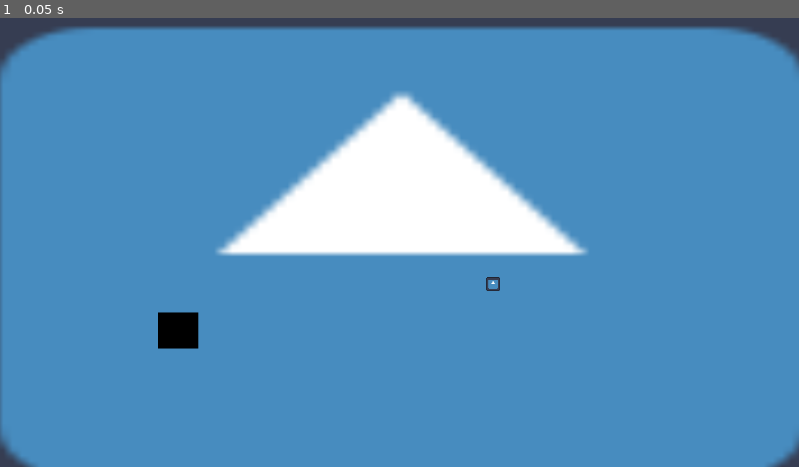
Above: before the commit, frame 1.
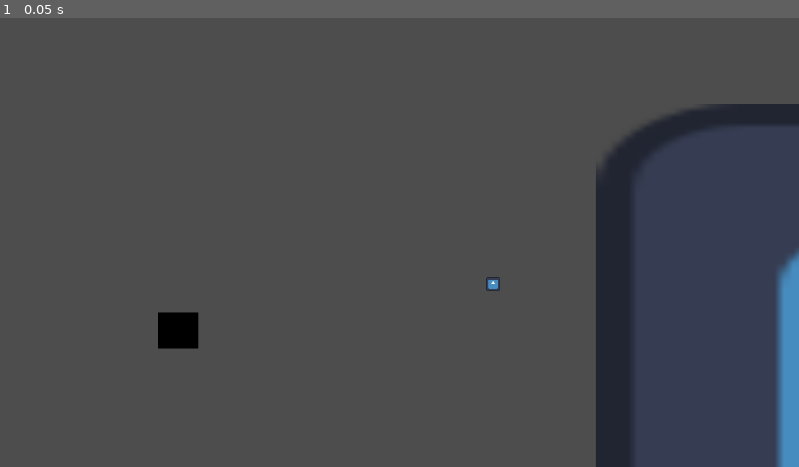
Above: after the commit, the same moment.

Repository: MstrMinecrafter/CSC486B-Prototype
Game: Godot game, scene res://root.tscn
Same seed, same stepped clock (60 frames per second), same inputs: the game is played once before the commit and once after it. The engine's default icon, where the game draws it, is replaced by a stand-in: a white triangle on a blue panel in a dark square.
Inputs:
- Up to frame 1 (0.05 s): no input

The runs differ from the first frame. In frame 1, 96% of the frame differs, in the area x 0-100%, y 1-100%.

Commit message:
stuff

Diff:
--- a/csc-486b-prototype/02_Levels/Apartment.tscn
+++ b/csc-486b-prototype/02_Levels/Apartment.tscn
@@ -15,7 +15,7 @@
 [node name="Background" type="Node" parent="." unique_id=228629515]
 
 [node name="Sprite2D" type="Sprite2D" parent="Background" unique_id=2024734139]
-position = Vector2(3.5000305, 1)
+position = Vector2(1128.9998, 297)
 scale = Vector2(13.210937, 7.7656245)
 texture = ExtResource("2_nrpv4")
 
@@ -47,4 +47,4 @@
 shape = SubResource("RectangleShape2D_65sm4")
 
 [node name="Entrance" type="Marker2D" parent="." unique_id=2121061980]
-position = Vector2(171, 74)
+position = Vector2(348, 170)
--- /dev/null
+++ b/csc-486b-prototype/02_Levels/sewer.tscn
@@ -0,0 +1,115 @@
+[gd_scene format=3 uid="uid://c4oqq3hlqoa12"]
+
+[ext_resource type="Script" uid="uid://bc7uvf36u4nac" path="res://02_Levels/level.gd" id="1_brtc0"]
+[ext_resource type="Texture2D" uid="uid://bpk4q05hbdm2w" path="res://00_Assets/level_three_sprites/backgrounds/sewer background.png" id="2_brtc0"]
+[ext_resource type="PackedScene" uid="uid://iw0usquwya8u" path="res://03_Environment/wall.tscn" id="3_27mcu"]
+[ext_resource type="Texture2D" uid="uid://d1y0vxfrwpdgv" path="res://00_Assets/level_three_sprites/backgrounds/blend ins.png" id="3_huto2"]
+[ext_resource type="Texture2D" uid="uid://7hvoxfrq5qvc" path="res://00_Assets/level_three_sprites/backgrounds/pipe dripping spritesheet.png" id="4_mcs3h"]
+[ext_resource type="PackedScene" uid="uid://crdkquu7ql5gk" path="res://03_Environment/colour_changer.tscn" id="4_p5j1k"]
+[ext_resource type="Texture2D" uid="uid://bpgocdsheuqab" path="res://00_Assets/level_three_sprites/backgrounds/pipe pouring spritesheet.png" id="5_p2178"]
+[ext_resource type="PackedScene" uid="uid://rrgylns62haf" path="res://04_Animals/Player.tscn" id="5_w6fi8"]
+[ext_resource type="PackedScene" uid="uid://d18ljrvjjr1gc" path="res://03_Environment/obstacle.tscn" id="6_8icqo"]
+[ext_resource type="PackedScene" uid="uid://drbv26fbcjkxy" path="res://04_Animals/kitten.tscn" id="7_pggof"]
+[ext_resource type="PackedScene" uid="uid://dngyig0abd1sr" path="res://04_Animals/Enemy.tscn" id="8_huto2"]
+[ext_resource type="Texture2D" uid="uid://ddsihs1we55fq" path="res://00_Assets/level_three_sprites/backgrounds/sewer midground.png" id="8_p011d"]
+[ext_resource type="Texture2D" uid="uid://dot818qjnr4ni" path="res://00_Assets/level_three_sprites/backgrounds/tunnel ladder.png" id="13_as4kl"]
+[ext_resource type="Texture2D" uid="uid://b7c5e1mopsoyc" path="res://00_Assets/level_three_sprites/backgrounds/upper ladder.png" id="14_gd04y"]
+[ext_resource type="Texture2D" uid="uid://c8otwkn1veqqj" path="res://00_Assets/level_three_sprites/backgrounds/walkables.png" id="15_t32kp"]
+
+[sub_resource type="RectangleShape2D" id="RectangleShape2D_65sm4"]
+size = Vector2(29, 30)
+
+[sub_resource type="Curve2D" id="Curve2D_c5kom"]
+_data = {
+"points": PackedVector2Array(0, 0, 0, 0, -1661.585, -156.98108, 0, 0, 0, 0, -1656.7546, -154.56604, 0, 0, 0, 0, -1668.8302, 739.01886, 0, 0, 0, 0, 1103.6982, 697.96234)
+}
+point_count = 4
+
+[node name="Level" type="Node2D" unique_id=1407382396]
+script = ExtResource("1_brtc0")
+
+[node name="Background" type="Node" parent="." unique_id=228629515]
+
+[node name="Sprite2D" type="Sprite2D" parent="Background" unique_id=2024734139]
+position = Vector2(576, 324.00003)
+scale = Vector2(1.3714286, 1.1781819)
+texture = ExtResource("2_brtc0")
+
+[node name="BlendIns" type="Sprite2D" parent="Background" unique_id=2069235515]
+position = Vector2(576, 324)
+scale = Vector2(1.3714287, 1.1781818)
+texture = ExtResource("3_huto2")
+
+[node name="PipeDrippingSpritesheet" type="Sprite2D" parent="Background" unique_id=679177165]
+position = Vector2(576, 324.00003)
+scale = Vector2(1.3714287, 1.178182)
+texture = ExtResource("4_mcs3h")
+hframes = 7
+frame = 6
+
+[node name="PipePouringSpritesheet" type="Sprite2D" parent="Background" unique_id=1887385901]
+position = Vector2(576.00006, 324)
+scale = Vector2(1.3714285, 1.1781818)
+texture = ExtResource("5_p2178")
+hframes = 8
+
+[node name="Midground" type="Node" parent="." unique_id=1962280685]
+
+[node name="Wall" parent="Midground" unique_id=828491979 instance=ExtResource("3_27mcu")]
+position = Vector2(-230, 208.00002)
+scale = Vector2(5.7857203, 5.1468544)
+
+[node name="ColourChanger" parent="Midground" unique_id=648904756 instance=ExtResource("4_p5j1k")]
+position = Vector2(-163, -87)
+colour = Color(1, 0, 0, 1)
+
+[node name="SewerMidground" type="Sprite2D" parent="Midground" unique_id=1222009263]
+position = Vector2(576, 323.99997)
+scale = Vector2(1.3714285, 1.1781816)
+texture = ExtResource("8_p011d")
+
+[node name="Foreground" type="Node" parent="." unique_id=1828279886]
+
+[node name="Exit" type="Area2D" parent="Foreground" unique_id=1794265350]
+position = Vector2(33, 750)
+
+[node name="CollisionShape2D" type="CollisionShape2D" parent="Foreground/Exit" unique_id=1789815733]
+position = Vector2(364.73, 59)
+shape = SubResource("RectangleShape2D_65sm4")
+
+[node name="Player" parent="Foreground" unique_id=2083418740 instance=ExtResource("5_w6fi8")]
+position = Vector2(-102, 194)
+
+[node name="Obstacle" parent="Foreground" unique_id=1817276322 instance=ExtResource("6_8icqo")]
+position = Vector2(1441, 685)
+
+[node name="Obstacle2" parent="Foreground" unique_id=921351730 instance=ExtResource("6_8icqo")]
+position = Vector2(1411, 81)
+
+[node name="Kitten" parent="Foreground" unique_id=243337083 instance=ExtResource("7_pggof")]
+z_index = 1
+position = Vector2(803, 326)
+curve = SubResource("Curve2D_c5kom")
+speed = 1500.0
+
+[node name="Enemy" parent="Foreground" unique_id=855378465 instance=ExtResource("8_huto2")]
+position = Vector2(-758, 310)
+
+[node name="TunnelLadder" type="Sprite2D" parent="Foreground" unique_id=623709847]
+position = Vector2(576.00006, 324.00003)
+scale = Vector2(1.3714286, 1.178182)
+texture = ExtResource("13_as4kl")
+
+[node name="UpperLadder" type="Sprite2D" parent="Foreground" unique_id=1892382844]
+position = Vector2(576, 324)
+scale = Vector2(1.3714285, 1.1781818)
+texture = ExtResource("14_gd04y")
+
+[node name="Walkables" type="Sprite2D" parent="Foreground" unique_id=1688916502]
+z_index = 2
+position = Vector2(576, 324)
+scale = Vector2(1.3714286, 1.1781818)
+texture = ExtResource("15_t32kp")
+
+[node name="Entrance" type="Marker2D" parent="." unique_id=2121061980]
+position = Vector2(22, 71)
--- a/csc-486b-prototype/04_Animals/Enemy.tscn
+++ b/csc-486b-prototype/04_Animals/Enemy.tscn
@@ -5,7 +5,7 @@
 
 [sub_resource type="Curve2D" id="Curve2D_ph0r0"]
 _data = {
-"points": PackedVector2Array(0, 0, 0, 0, 140, 42, 0, 0, 0, 0, 101, 239, 0, 0, 0, 0, 417, 172, 0, 0, 0, 0, 140, 42)
+"points": PackedVector2Array(0, 0, 0, 0, -123, 167, 0, 0, 0, 0, 101, 239, 0, 0, 0, 0, 438, 128, 0, 0, 0, 0, 140, 42)
 }
 point_count = 4
 
@@ -23,8 +23,8 @@
 curve = SubResource("Curve2D_ph0r0")
 
 [node name="PatrolFollow" type="PathFollow2D" parent="Patrol" unique_id=1992075127]
-position = Vector2(140, 42)
-rotation = 1.7662388
+position = Vector2(-123, 167)
+rotation = 0.3109983
 
 [node name="Body" type="Area2D" parent="." unique_id=1162475639]
 
@@ -36,7 +36,8 @@
 shape = SubResource("CircleShape2D_65sm4")
 
 [node name="DetectionArea" type="Area2D" parent="." unique_id=1680971754]
+position = Vector2(-56, 9)
 
 [node name="CollisionShape2D" type="CollisionShape2D" parent="DetectionArea" unique_id=381943273]
-position = Vector2(376.5, 231)
+position = Vector2(223, 164)
 shape = SubResource("RectangleShape2D_le3yn")
